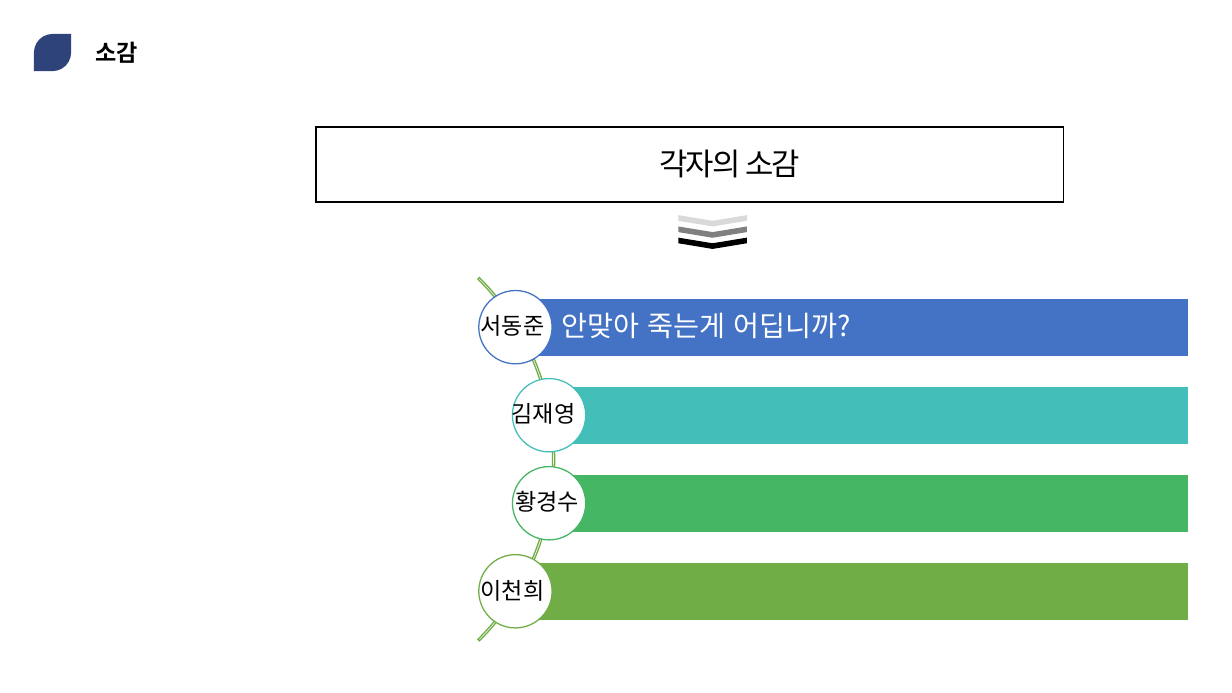
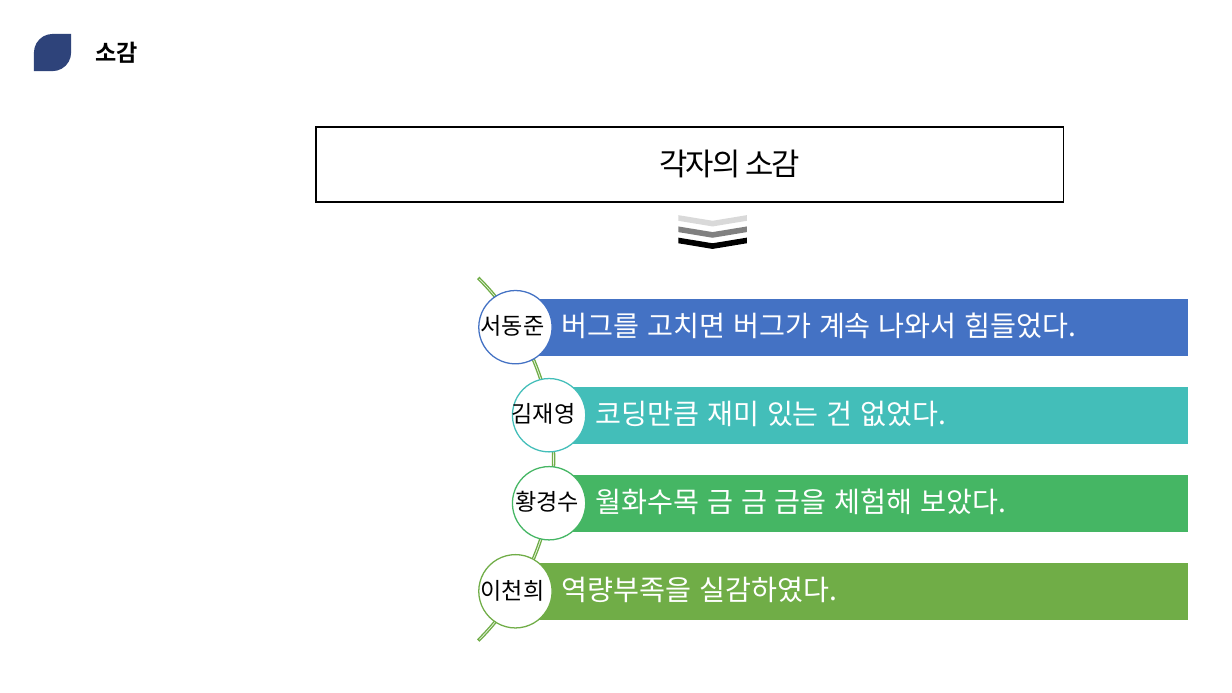
Before and after one commit to MinSu-Kim/java_web_male, a slide deck: slide 38 of document/사발면.pptx (slide 12 before the commit). Drawn at 1232x693 pixels with LibreOffice and Linux fonts; fonts in the diff are those of the drawing; background and template pictures are left out. Boxes give left, top, right and bottom in pixels: in the first picture for what was removed or moved away, otherwise in the second. Text is boxed around its words. In the diff, an @@ line names an element or a change of style, - is before the commit and + after.

```diff
--- a/document/사발면.pptx
+++ b/document/사발면.pptx
@@ text at (x1=562, y1=312, x2=1076, y2=339): text changed @@
-안맞아 죽는게 어딥니까?
+버그를 고치면 버그가 계속 나와서 힘들었다.
@@ text added at (x1=596, y1=400, x2=947, y2=427), 22 pt, text #FFFFFF @@
+코딩만큼 재미 있는 건 없었다.
@@ text added at (x1=596, y1=488, x2=1006, y2=515), 22 pt, text #FFFFFF @@
+월화수목 금 금 금을 체험해 보았다.
@@ text added at (x1=562, y1=576, x2=837, y2=603), 22 pt, text #FFFFFF @@
+역량부족을 실감하였다.
```
Also in this commit, not shown: 7 other slides changed, 26 slides added.
